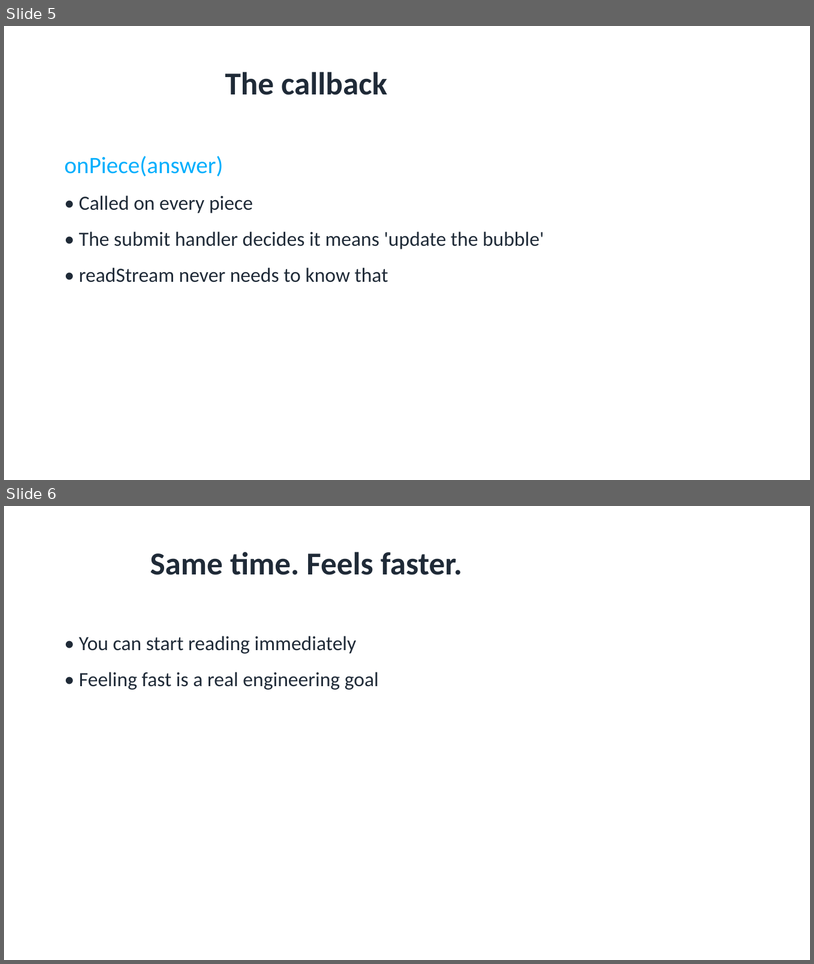
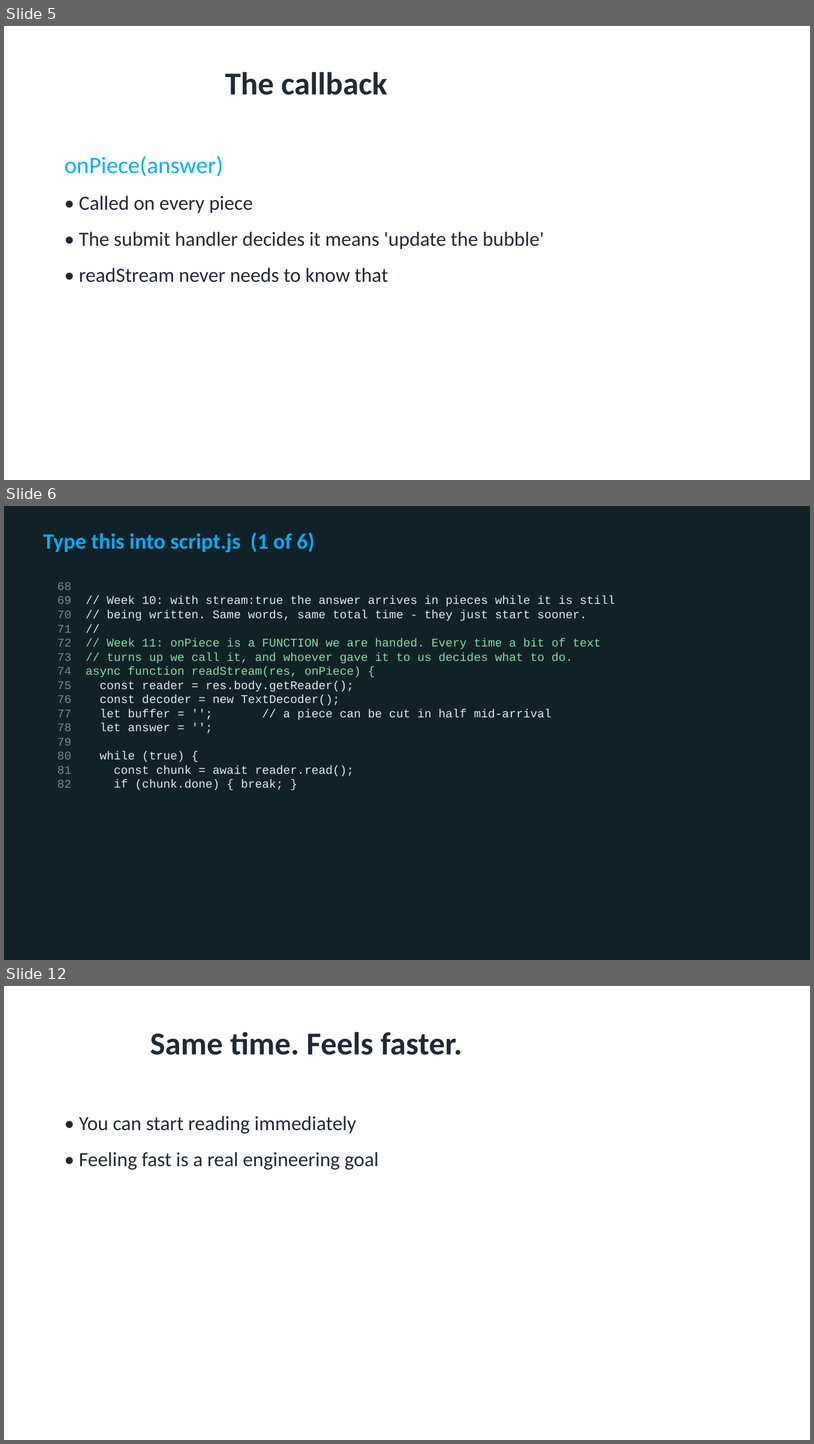
Before and after one commit to utgapps/utgapps.github.io, a slide deck: ai101/slides/week-11.pptx. Shown one above the other, each under a label of ours: slides 5 and 6 before the commit, slides 5, 6 and 12 after it; the slides between them are not shown. The pictures are 814x964 and 814x1444 pixels, drawn with LibreOffice and Linux fonts; fonts in the diff are those of the drawing. Boxes give left, top, right and bottom in pixels: in the first picture for what was removed or moved away, otherwise in the second. Text is boxed around its words. In the diff, an @@ line names an element or a change of style, - is before the commit and + after.

```diff
--- a/ai101/slides/week-11.pptx
+++ b/ai101/slides/week-11.pptx
@@ slide 6 added at (4,506,810,960), background #102127 @@
@@ text added at (43,532,315,552), 26 pt, text #01AEFD, bold @@
+Type this into script.js (1 of 6)
@@ text added at (57,582,615,790), 14 pt, text #DCECEF @@
+68
+69 // Week 10: with stream:true the answer arrives in pieces while it is still
+70 // being written. Same words, same total time - they just start sooner.
+71 //
+72 // Week 11: onPiece is a FUNCTION we are handed. Every time a bit of text
+73 // turns up we call it, and whoever gave it to us decides what to do.
+74 async function readStream(res, onPiece) {
+75 const reader = res.body.getReader();
+76 const decoder = new TextDecoder();
+77 let buffer = ''; // a piece can be cut in half mid-arrival
+78 let answer = '';
+79
+80 while (true) {
+81 const chunk = await reader.read();
+82 if (chunk.done) { break; }
@@ what was slide 6 is now slide 12 @@
```
Also in this commit, not shown: 8 other slides added, 34 other files.
